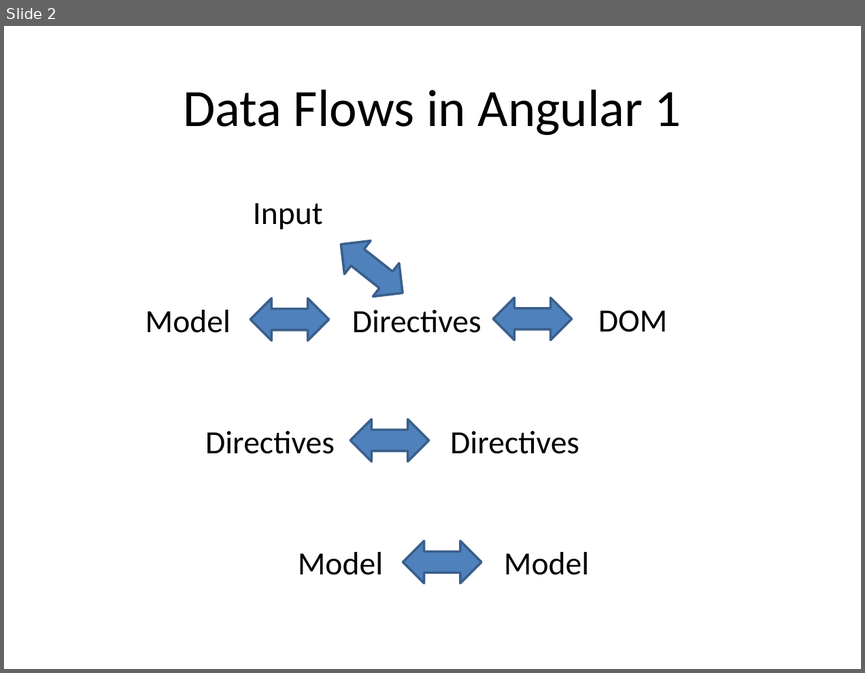
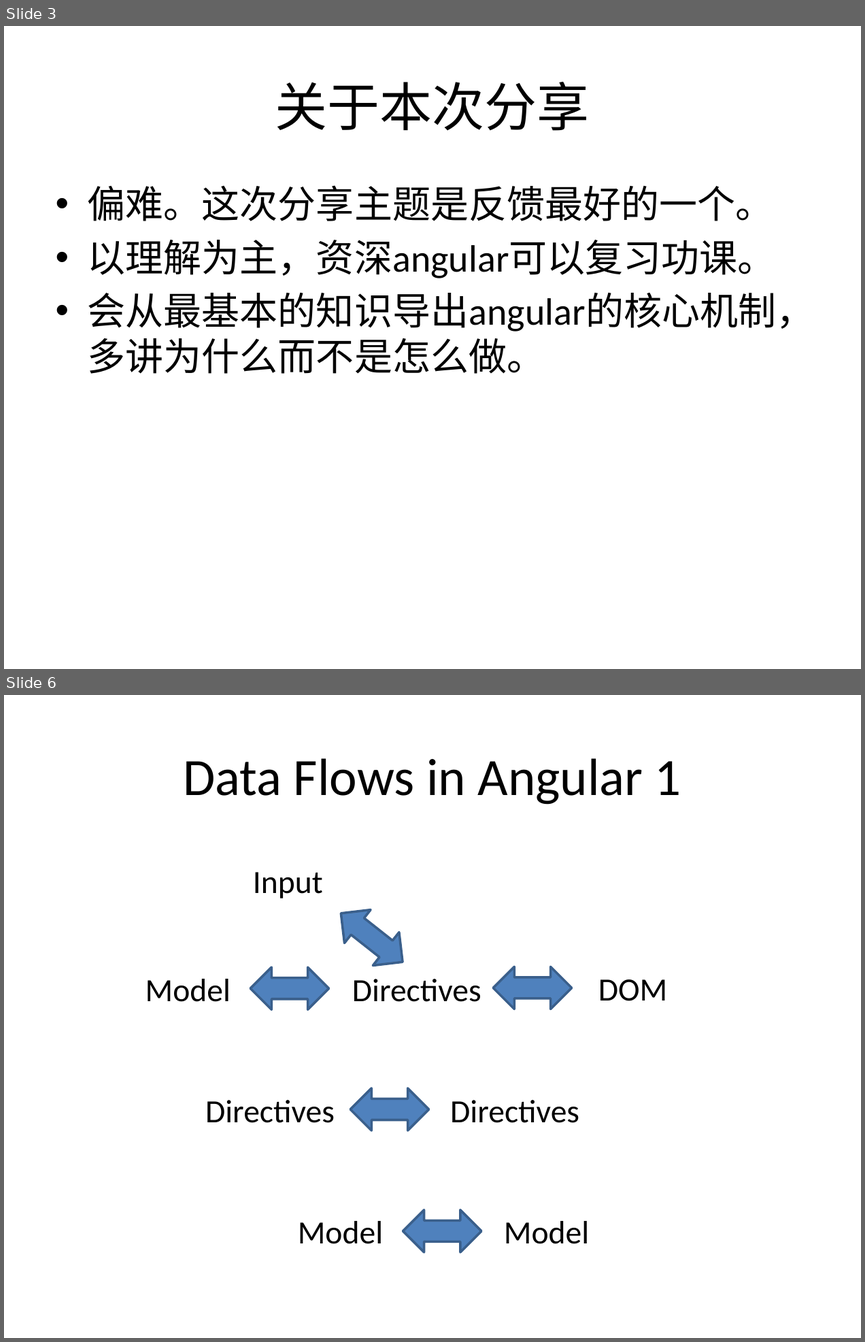
Before and after one commit to SijieCai/angular-performance-demo, a slide deck: angular1.x核心机制分析及性能实战.pptx. Shown one above the other, each under a label of ours: slide 2 before the commit, slides 3 and 6 after it; the slides between them are not shown. The pictures are 865x673 and 865x1342 pixels, drawn with LibreOffice and Linux fonts; fonts in the diff are those of the drawing. Boxes give left, top, right and bottom in pixels: in the first picture for what was removed or moved away, otherwise in the second. Text is boxed around its words. In the diff, an @@ line names an element or a change of style, - is before the commit and + after.

```diff
--- a/angular1.x核心机制分析及性能实战.pptx
+++ b/angular1.x核心机制分析及性能实战.pptx
@@ slide 3 added at <box>4,26,861,669</box>, background #FFFFFF @@
@@ title added at <box>275,82,589,131</box>, 44 pt, text #000000 @@
+关于本次分享
@@ text added at <box>88,185,814,373</box>, 32 pt, text #000000 @@
+• 偏难。这次分享主题是反馈最好的一个。
+• 以理解为主，资深angular可以复习功课。
+• 会从最基本的知识导出angular的核心机制，多讲为什么而不是怎么做。
@@ what was slide 2 is now slide 6 @@
```
Also in this commit, not shown: 3 slides changed, 7 other slides added, 9 slides removed, 6 other files.
